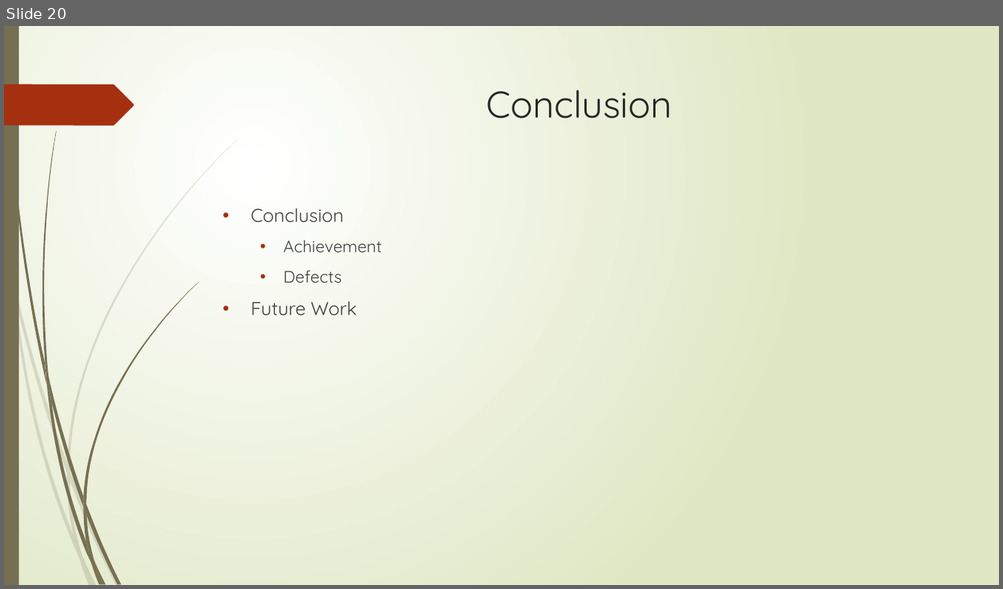
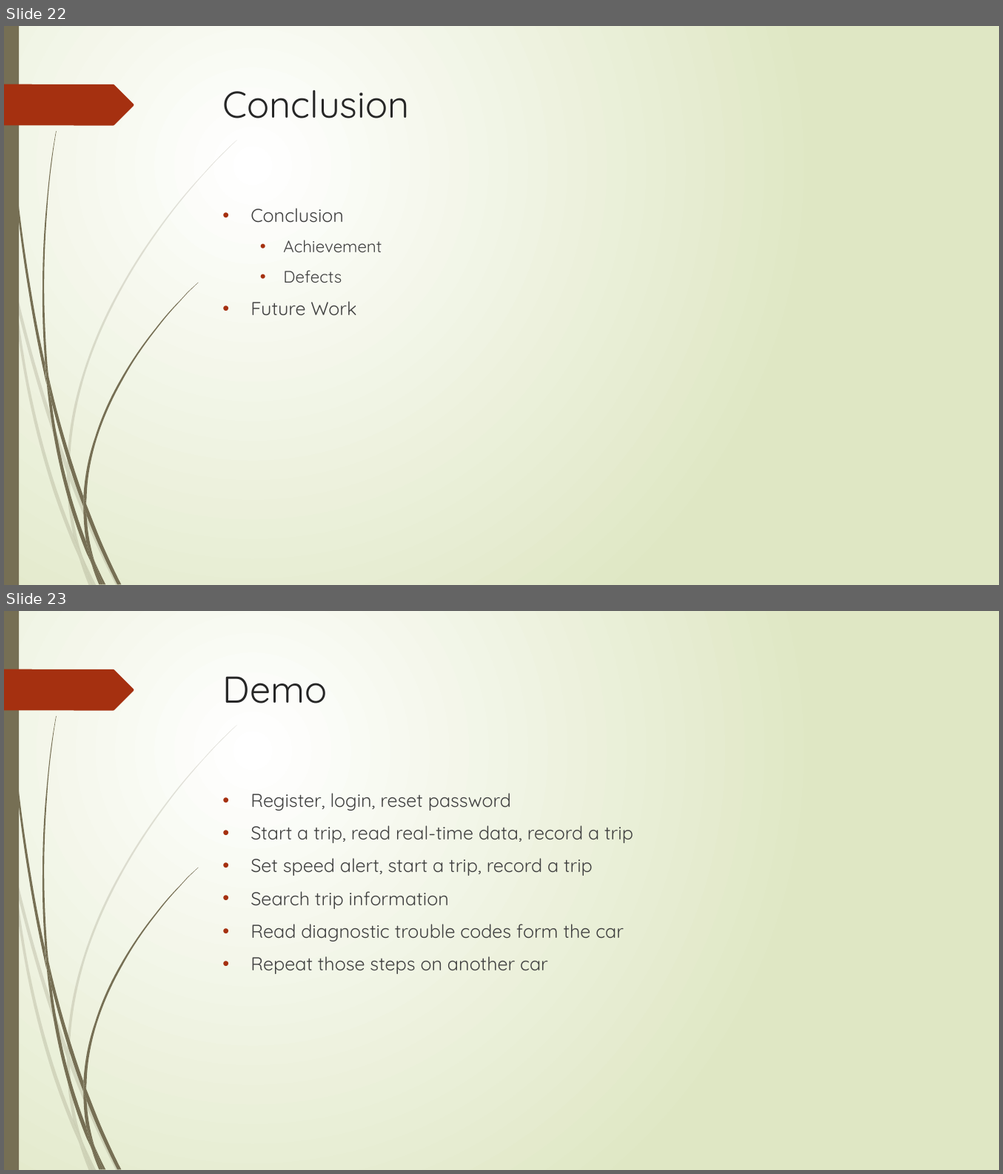
Before and after one commit to wangdezheng/RidingMechanic, a slide deck: Dezheng_Presentation.pptx. Shown one above the other, each under a label of ours: slide 20 before the commit, slides 22 and 23 after it. The pictures are 1003x589 and 1003x1174 pixels, drawn with LibreOffice and Linux fonts; fonts in the diff are those of the drawing. Boxes give left, top, right and bottom in pixels: in the first picture for what was removed or moved away, otherwise in the second. Text is boxed around its words. In the diff, an @@ line names an element or a change of style, - is before the commit and + after.

```diff
--- a/Dezheng_Presentation.pptx
+++ b/Dezheng_Presentation.pptx
@@ slide 23 added at [4, 611, 999, 1170], background gradient #FFFFFF to #DFE8C4; not listed: 24 template elements that a slide beside it also shows @@
@@ title added at [223, 676, 327, 703], 36 pt, text #262626 @@
+Demo
@@ text added at [250, 793, 633, 974], 18 pt, text #404040 @@
+• Register, login, reset password
+• Start a trip, read real-time data, record a trip
+• Set speed alert, start a trip, record a trip
+• Search trip information
+• Read diagnostic trouble codes form the car
+• Repeat those steps on another car
@@ what was slide 20 is now slide 22 @@
@@ slide 22 changed as well @@
@@ title "Conclusion" at [223, 90, 409, 118]: alignment centre to left @@
```
Also in this commit, not shown: 12 other slides changed, 8 other slides added, 7 slides removed, 1 other file.
